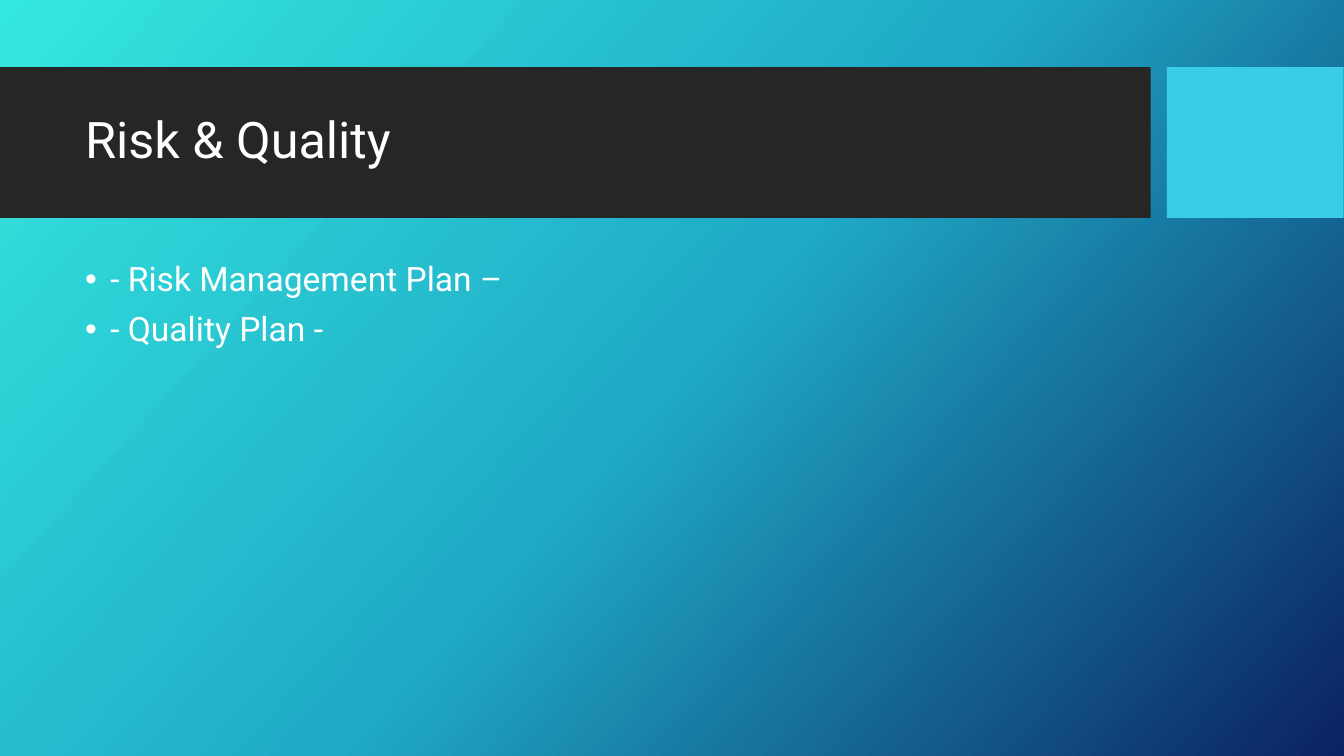
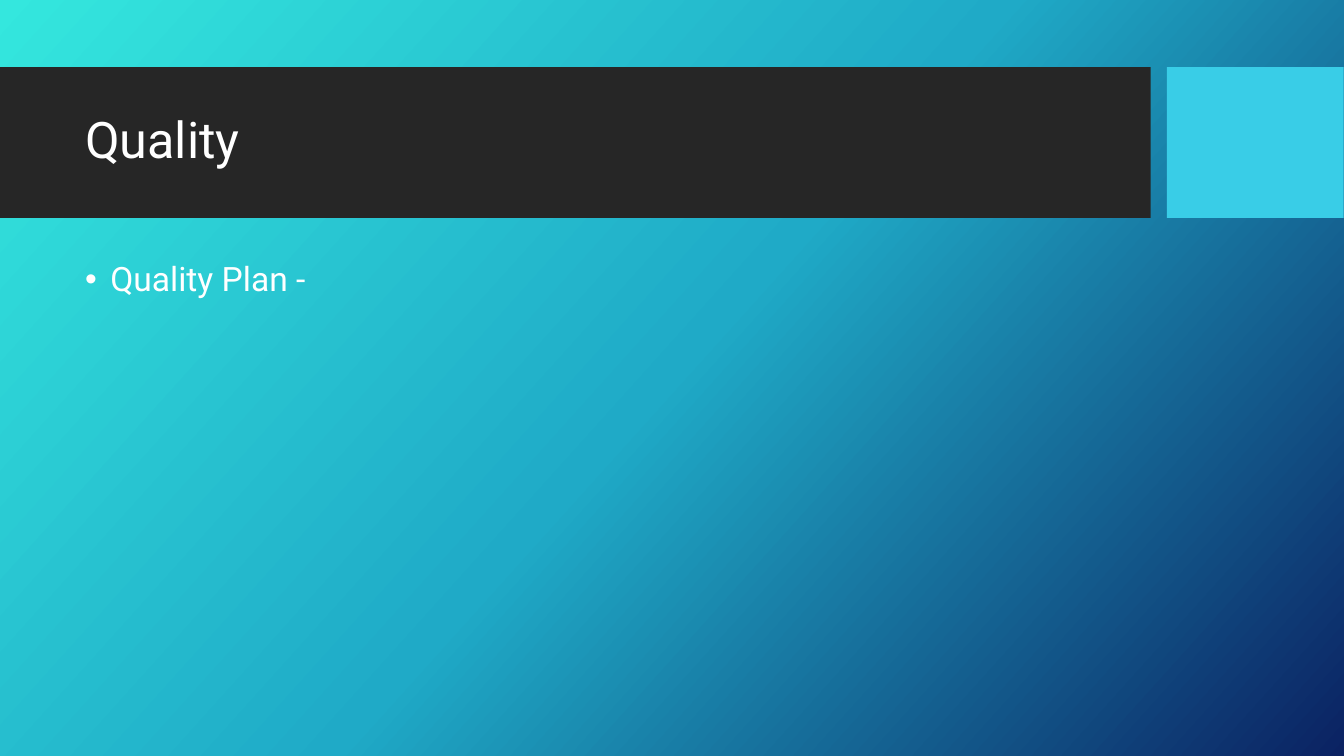
Before and after one commit to c3026923/south-yorkshire-bus-journey-planner, a slide deck: slide 9 of SY Bus Journey Planner Presentation.pptx (slide 6 before the commit). Drawn at 1344x756 pixels with LibreOffice and Linux fonts; fonts in the diff are those of the drawing; background and template pictures are left out. Boxes give left, top, right and bottom in pixels: in the first picture for what was removed or moved away, otherwise in the second. Text is boxed around its words. In the diff, an @@ line names an element or a change of style, - is before the commit and + after.

Commit message:
Risk Section Added

```diff
--- a/SY Bus Journey Planner Presentation.pptx
+++ b/SY Bus Journey Planner Presentation.pptx
@@ title at (85, 120, 240, 169): text changed @@
-Risk & Quality
+Quality
@@ text at (110, 265, 288, 298): text changed @@
-• - Risk Management Plan –
-• - Quality Plan -
+• Quality Plan -
```
Also in this commit, not shown: 3 slides added.
